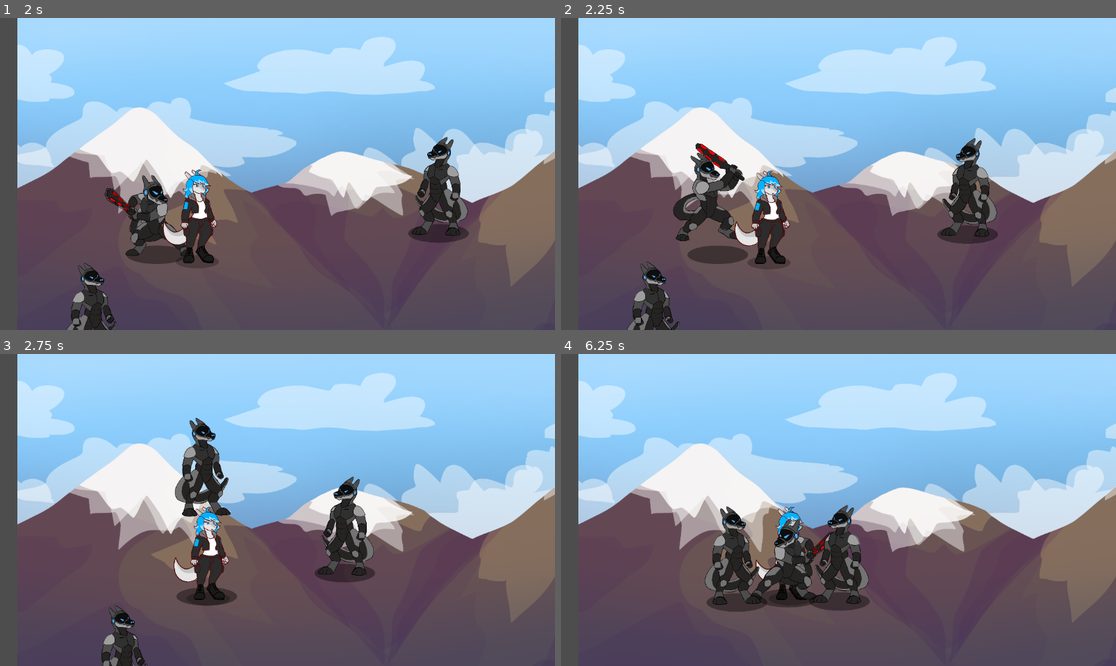
Above: before the commit, frames 1-4 (two rows, left to right).
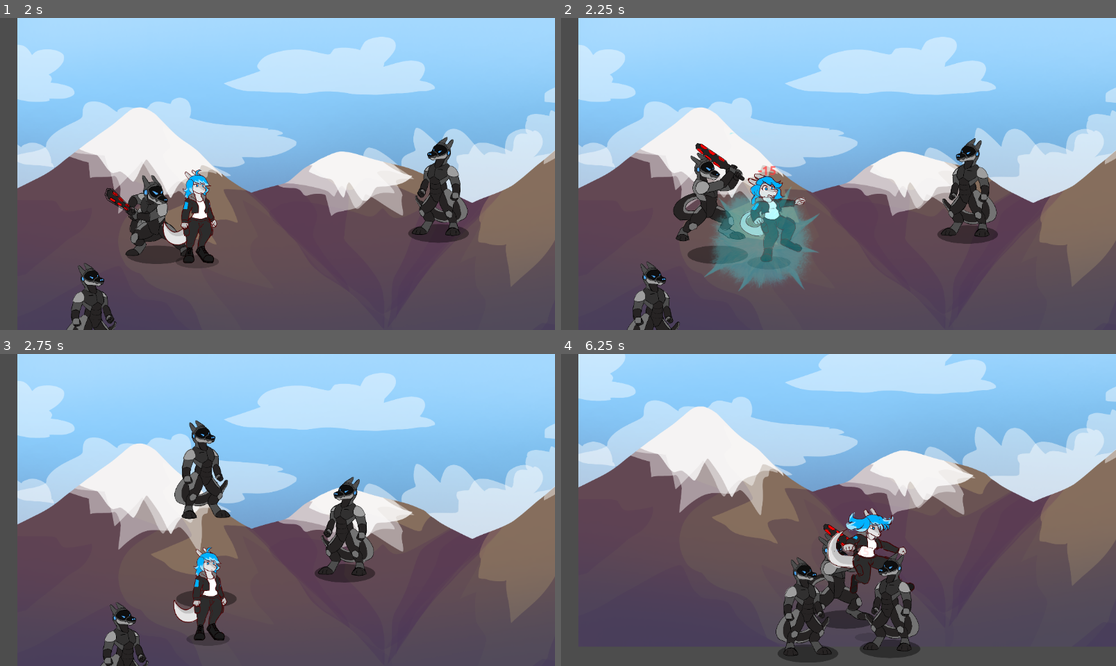
Above: after the commit, the same moments.

Repository: GALL965/Bajo-La-Aurora
Game: Godot game, scene res://prueba.tscn
Same seed, same stepped clock (60 frames per second), same inputs: the game is played once before the commit and once after it. This scene is started directly instead of the project's main scene.
Inputs (mouse positions are in pixels of both pictures, inside the frame that each line leads up to):
- Up to frame 1 (2 s): tap Enter (ui_accept) at 0.5 s; move the mouse to (399, 158) at 0.52 s; hold A (A) 0.53-1.28 s; tap Space (jump) at 0.77, 1.52 s; tap D (D) at 0.8, 1.35 s; move the mouse to (166, 189) at 1.27 s; tap S (S) at 1.55 s
- Up to frame 2 (2.25 s): move the mouse to (894, 105) at 2.02 s; hold S (S) from 2.03 s (still down)
- Up to frame 3 (2.75 s): keep holding S (S); tap W (W) at 2.3 s
- Up to frame 4 (6.25 s): move the mouse to (810, 572) at 2.77 s; release S (S) at 2.78 s; tap W (W) at 2.85, 6.05 s; tap Space (jump) at 3.02, 3.77, 4.52, 6.02 s; tap K (attack) at 3.05 s; move the mouse to (1005, 556) at 3.52 s; hold K (attack) 3.53-4.28 s; tap A (A) at 3.8, 4.35 s; move the mouse to (672, 463) at 4.27 s; tap D (D) at 4.55 s; move the mouse to (866, 510) at 5.02 s; hold D (D) 5.03-5.78 s; tap S (S) at 5.3, 5.85 s; move the mouse to (755, 432) at 5.77 s

Frame 1 is identical in both runs. In frame 2, 4.5% of the frame differs, in the area x 25-47%, y 36-88%; in frame 3, 3.6%; in frame 4, 47%, in the area x 3-100%, y 0-99%.

Commit message:
alfa lista aaaaa

Diff:
--- a/project.godot
+++ b/project.godot
@@ -11,7 +11,7 @@
 [application]
 
 config/name="Bajo la Aurora"
-run/main_scene="uid://hunst43uko40"
+run/main_scene="uid://cgwfbqmclbogl"
 config/features=PackedStringArray("4.5", "GL Compatibility")
 boot_splash/bg_color=Color(0, 0, 0, 1)
 boot_splash/show_image=false
@@ -23,6 +23,8 @@
 SceneLoader="*res://scripts/systems/SceneLoader.gd"
 CombatDirector="*res://scripts/enemy/EnemyCombatDirector.gd"
 Demoflow="*res://scripts/core/DemoFlow.gd"
+HitfxPool="*res://scripts/systems/HitFxPool.gd"
+DamagenumberPool="*res://scripts/fx/DamageNumberPool.gd"
 
 [display]
 
--- a/scenes/demo/Gameplay2.tscn
+++ b/scenes/demo/Gameplay2.tscn
@@ -51,6 +51,11 @@
 
 [node name="World" type="Node2D" parent="."]
 
+[node name="FXLayer" type="Node2D" parent="World"]
+z_index = 1000
+
+[node name="DamageNumberPool" type="Node" parent="World/FXLayer"]
+
 [node name="Parallax" type="Node2D" parent="World"]
 script = ExtResource("2_6cibq")
 
@@ -166,7 +171,6 @@
 
 [node name="AudioStreamPlayer" type="AudioStreamPlayer" parent="."]
 stream = ExtResource("8_sovgu")
-volume_db = 12.072
 autoplay = true
 
 [node name="UI" type="CanvasLayer" parent="."]
--- a/scenes/demo/gameplay_2.gd
+++ b/scenes/demo/gameplay_2.gd
@@ -5,6 +5,7 @@
 var _final_started := false
 var _extraction_started := false
 var _titles_started := false
+@onready var fx_layer: Node2D = $World/FXLayer
 
 var _timeline_running := false
 
@@ -48,6 +49,7 @@
 
 @onready var enemies_root: Node2D = $World/Enemies
 @onready var spawns_root: Node2D = $World/Parallax/Node2D
+#@onready var damage_numbers: DamageNumberPool = $World/FX
 
 var _rng := RandomNumberGenerator.new()
 var _spawn_enabled := false
@@ -73,6 +75,8 @@
 # CICLO PRINCIPAL
 # =========================
 func _ready() -> void:
+	#damage_numbers.set_fx_parent($FX)
+
 	_rng.randomize()
 	_setup_enemy_spawner()
 
@@ -349,11 +353,17 @@
 
 
 func _schedule_next_spawn(delay: float) -> void:
+	if not is_inside_tree():
+		return
 	if not spawn_timer:
 		return
+	if not spawn_timer.is_inside_tree():
+		return
+
 	spawn_timer.stop()
 	spawn_timer.wait_time = max(0.05, delay)
 	spawn_timer.start()
+
 
 
 # =========================
--- a/scenes/enemies/EnemigoBase.tscn
+++ b/scenes/enemies/EnemigoBase.tscn
@@ -128,7 +128,25 @@
 collision_layer = 8
 collision_mask = 129
 script = ExtResource("1_rdiwc")
+prob_salto_amenaza = null
+prob_salto_espejo = null
+aire_altura_min_para_reaccion = null
+aire_rango_x_para_reaccion = null
+salto_cooldown = null
+espera_post_ataque = null
+facing_deadzone_x = null
+vertical_mode = null
+altura_volando = null
+bob_amp = null
+bob_speed = null
+ignorar_colision_con_unidades_en_aire = null
+capas_unidades = null
+velocidad_max = null
 attack_damage = 15.0
+ataque_delay = null
+fuerza_salto = null
+gravedad = null
+kb_decay = null
 
 [node name="Sombra" type="Sprite2D" parent="."]
 modulate = Color(1, 1, 1, 0.39215687)
--- /dev/null
+++ b/scenes/fx/HitEffect.tscn
@@ -0,0 +1,42 @@
+[gd_scene load_steps=7 format=3 uid="uid://pe05j62sfmxr"]
+
+[ext_resource type="Script" uid="uid://cduoi26akvuh1" path="res://scripts/fx/hit_effect.gd" id="1_37ynk"]
+[ext_resource type="Texture2D" uid="uid://c74tct88kkc8p" path="res://assets/sprites/effects/huh.png" id="2_i0gq1"]
+
+[sub_resource type="AtlasTexture" id="AtlasTexture_owqn8"]
+atlas = ExtResource("2_i0gq1")
+region = Rect2(0, 0, 341, 341)
+
+[sub_resource type="AtlasTexture" id="AtlasTexture_rpo4y"]
+atlas = ExtResource("2_i0gq1")
+region = Rect2(341, 341, 341, 341)
+
+[sub_resource type="AtlasTexture" id="AtlasTexture_wc7r4"]
+atlas = ExtResource("2_i0gq1")
+region = Rect2(682, 341, 341, 341)
+
+[sub_resource type="SpriteFrames" id="SpriteFrames_ox2rc"]
+animations = [{
+"frames": [{
+"duration": 1.0,
+"texture": SubResource("AtlasTexture_owqn8")
+}, {
+"duration": 1.0,
+"texture": SubResource("AtlasTexture_rpo4y")
+}, {
+"duration": 1.0,
+"texture": SubResource("AtlasTexture_wc7r4")
+}],
+"loop": false,
+"name": &"default",
+"speed": 9.0
+}]
+
+[node name="HitEffect" type="Node2D"]
+script = ExtResource("1_37ynk")
+
+[node name="AnimatedSprite2D" type="AnimatedSprite2D" parent="."]
+modulate = Color(1, 1, 1, 0.34117648)
+sprite_frames = SubResource("SpriteFrames_ox2rc")
+frame = 2
+frame_progress = 1.0
--- /dev/null
+++ b/scenes/ui/DamageNumber.tscn
@@ -0,0 +1,181 @@
+[gd_scene load_steps=7 format=3 uid="uid://dynfo2elccbaf"]
+
+[ext_resource type="Script" uid="uid://owubm6ha3nbt" path="res://scripts/ui/damage_number.gd" id="1_vrpsj"]
+[ext_resource type="FontFile" uid="uid://dxg46vfbpcmwh" path="res://assets/fonts/Ubuntu-Bold.ttf" id="2_vkvm1"]
+
+[sub_resource type="FontVariation" id="FontVariation_laa0a"]
+base_font = ExtResource("2_vkvm1")
+
+[sub_resource type="Animation" id="Animation_vkvm1"]
+length = 0.001
+tracks/0/type = "bezier"
+tracks/0/imported = false
+tracks/0/enabled = true
+tracks/0/path = NodePath("Label:position:x")
+tracks/0/interp = 1
+tracks/0/loop_wrap = true
+tracks/0/keys = {
+"handle_modes": PackedInt32Array(0),
+"points": PackedFloat32Array(0, -0.25, 0, 0.25, 0),
+"times": PackedFloat32Array(0)
+}
+tracks/1/type = "bezier"
+tracks/1/imported = false
+tracks/1/enabled = true
+tracks/1/path = NodePath("Label:position:y")
+tracks/1/interp = 1
+tracks/1/loop_wrap = true
+tracks/1/keys = {
+"handle_modes": PackedInt32Array(0),
+"points": PackedFloat32Array(0, -0.25, 0, 0.25, 0),
+"times": PackedFloat32Array(0)
+}
+tracks/2/type = "bezier"
+tracks/2/imported = false
+tracks/2/enabled = true
+tracks/2/path = NodePath("Label:modulate:r")
+tracks/2/interp = 1
+tracks/2/loop_wrap = true
+tracks/2/keys = {
+"handle_modes": PackedInt32Array(0),
+"points": PackedFloat32Array(1, -0.25, 0, 0.25, 0),
+"times": PackedFloat32Array(0)
+}
+tracks/3/type = "bezier"
+tracks/3/imported = false
+tracks/3/enabled = true
+tracks/3/path = NodePath("Label:modulate:g")
+tracks/3/interp = 1
+tracks/3/loop_wrap = true
+tracks/3/keys = {
+"handle_modes": PackedInt32Array(0),
+"points": PackedFloat32Array(1, -0.25, 0, 0.25, 0),
+"times": PackedFloat32Array(0)
+}
+tracks/4/type = "bezier"
+tracks/4/imported = false
+tracks/4/enabled = true
+tracks/4/path = NodePath("Label:modulate:b")
+tracks/4/interp = 1
+tracks/4/loop_wrap = true
+tracks/4/keys = {
+"handle_modes": PackedInt32Array(0),
+"points": PackedFloat32Array(1, -0.25, 0, 0.25, 0),
+"times": PackedFloat32Array(0)
+}
+tracks/5/type = "bezier"
+tracks/5/imported = false
+tracks/5/enabled = true
+tracks/5/path = NodePath("Label:modulate:a")
+tracks/5/interp = 1
+tracks/5/loop_wrap = true
+tracks/5/keys = {
+"handle_modes": PackedInt32Array(0),
+"points": PackedFloat32Array(0, -0.25, 0, 0.25, 0),
+"times": PackedFloat32Array(0)
+}
+
+[sub_resource type="Animation" id="Animation_vrpsj"]
+resource_name = "float"
+length = 0.8
+tracks/0/type = "bezier"
+tracks/0/imported = false
+tracks/0/enabled = true
+tracks/0/path = NodePath("Label:position:x")
+tracks/0/interp = 1
+tracks/0/loop_wrap = true
+tracks/0/keys = {
+"handle_modes": PackedInt32Array(2, 2, 2, 2, 2, 2, 2, 2, 2, 2, 2, 2, 2, 2, 2, 2),
+"points": PackedFloat32Array(0, 0, 0, 0.033333335, 0, 0, -0.018008973, 0, 0.015324361, 0, 0, -0.0081040375, 0, 0.007220323, 0, 0, -0.033333335, 0, 0.0016666651, 0, 0, -0.0016666651, 0, 0.04833334, 0, 0, -0.0050000004, 0, 0.043333333, 0, 0, -0.0014206395, 0, 0.041789826, 0, 0, -0.04321047, 0, 0.00012287001, 0, 0, -5.60234e-05, 0, 6.684661e-05, 0, 0, -0.04833334, 0, 0, 0, 0, -0.021118712, 0, 0.006401658, 0, 0, -0.02752037, 0, 0.015231202, 0, 0, -0.042751573, 0, 0.0008016428, 0, 0, -0.043553215, 0, 0, 0, 0, -0.0045789583, 0, 0.0018678308, 0, 0, -0.006446789, 0, 0, 0),
+"times": PackedFloat32Array(0, 0.10805384, 0.15667807, 0.2, 0.21, 0.24, 0.24852383, 0.49926278, 0.49959892, 0.5, 0.62671226, 0.6651222, 0.7565094, 0.7613193, 0.788793, 0.8)
+}
+tracks/1/type = "bezier"
+tracks/1/imported = false
+tracks/1/enabled = true
+tracks/1/path = NodePath("Label:position:y")
+tracks/1/interp = 1
+tracks/1/loop_wrap = true
+tracks/1/keys = {
+"handle_modes": PackedInt32Array(2, 2, 2, 2),
+"points": PackedFloat32Array(-300, -0.25, 0, 0.25, 0, -800, -0.026113011, 25, 0.07833903, -75, -900, -0.08644307, 16.666666, 0, 0, -700, -0.027013462, -33.333336, 0, 0),
+"times": PackedFloat32Array(0, 0.15667807, 0.62671226, 0.788793)
+}
+tracks/2/type = "bezier"
+tracks/2/imported = false
+tracks/2/enabled = true
+tracks/2/path = NodePath("Label:modulate:r")
+tracks/2/interp = 1
+tracks/2/loop_wrap = true
+tracks/2/keys = {
+"handle_modes": PackedInt32Array(0, 0, 2, 2),
+"points": PackedFloat32Array(1, -0.25, 0, 0.25, 0, 1, -0.026666667, 0, 0, 0, 1, -0.09166666, 0, 0, 0, 1, -0.015000006, 0, 0, 0),
+"times": PackedFloat32Array(0, 0.2, 0.71, 0.8)
+}
+tracks/3/type = "bezier"
+tracks/3/imported = false
+tracks/3/enabled = true
+tracks/3/path = NodePath("Label:modulate:g")
+tracks/3/interp = 1
+tracks/3/loop_wrap = true
+tracks/3/keys = {
+"handle_modes": PackedInt32Array(0, 2, 2, 2),
+"points": PackedFloat32Array(1, -0.25, 0, 0.25, 0, 1, -0.026666667, 0, 0, 0, 1, -0.09166666, 0, 0, 0, 1, -0.015000006, 0, 0, 0),
+"times": PackedFloat32Array(0, 0.16, 0.71, 0.8)
+}
+tracks/4/type = "bezier"
+tracks/4/imported = false
+tracks/4/enabled = true
+tracks/4/path = NodePath("Label:modulate:b")
+tracks/4/interp = 1
+tracks/4/loop_wrap = true
+tracks/4/keys = {
+"handle_modes": PackedInt32Array(0, 2, 2, 2),
+"points": PackedFloat32Array(1, -0.25, 0, 0.25, 0, 1, -0.026666667, 0, 0, 0, 1, -0.09166666, 0, 0, 0, 1, -0.015000006, 0, 0, 0),
+"times": PackedFloat32Array(0, 0.16, 0.71, 0.8)
+}
+tracks/5/type = "bezier"
+tracks/5/imported = false
+tracks/5/enabled = true
+tracks/5/path = NodePath("Label:modulate:a")
+tracks/5/interp = 1
+tracks/5/loop_wrap = true
+tracks/5/keys = {
+"handle_modes": PackedInt32Array(0, 0, 0, 2),
+"points": PackedFloat32Array(0, -0.25, 0, 0.25, 0, 1, -0.026666667, -0.16666667, 0, 0, 1, -0.085, 0, 0, 0, 0, -0.015000006, 0.16666667, 0, 0),
+"times": PackedFloat32Array(0, 0.2, 0.7, 0.8)
+}
+tracks/6/type = "method"
+tracks/6/imported = false
+tracks/6/enabled = true
+tracks/6/path = NodePath(".")
+tracks/6/interp = 1
+tracks/6/loop_wrap = true
+tracks/6/keys = {
+"times": PackedFloat32Array(0.8333333),
+"transitions": PackedFloat32Array(1),
+"values": [{
+"args": [],
+"method": &"queue_free"
+}]
+}
+
+[sub_resource type="AnimationLibrary" id="AnimationLibrary_laa0a"]
+_data = {
+&"RESET": SubResource("Animation_vkvm1"),
+&"float": SubResource("Animation_vrpsj")
+}
+
+[node name="DamageNumber" type="Node2D"]
+script = ExtResource("1_vrpsj")
+
+[node name="Label" type="Label" parent="."]
+modulate = Color(1, 1, 1, 0)
+offset_right = 82.0
+offset_bottom = 29.0
+theme_override_fonts/font = SubResource("FontVariation_laa0a")
+theme_override_font_sizes/font_size = 25
+
+[node name="AnimationPlayer" type="AnimationPlayer" parent="."]
+libraries = {
+&"": SubResource("AnimationLibrary_laa0a")
+}
--- a/scripts/enemy/EnemigoBase.gd
+++ b/scripts/enemy/EnemigoBase.gd
@@ -1,6 +1,5 @@
 extends CharacterBody2D
 class_name EnemigoBase
-
 
 enum VerticalMode { SUELO, VOLANDO }
 @export var prob_salto_amenaza: float = 0.015
@@ -294,7 +293,14 @@
 		sprite.play(nombre)
 
 
-func _on_tomar_dano(_cantidad: float, atacante: Node, knockback_poder: float) -> void:
+func _on_tomar_dano(cantidad: float, atacante: Node, knockback_poder: float) -> void:
+	HitfxPool.play_fx(global_position + Vector2(0, -30))
+
+	DamagenumberPool.play_damage(cantidad, global_position + Vector2(0, -60))
+
+
+
+
 	if audio_dano:
 		audio_dano.play()
 
@@ -304,14 +310,12 @@
 	if sprite and sprite.sprite_frames.has_animation("damage"):
 		sprite.play("damage")
 
-	# knockback desde el atacante
-	var dir = 0.0
+	var dir := 0.0
 	if atacante and atacante is Node2D:
-		if atacante.global_position.x < global_position.x:
-			dir = 1.0
-		else:
-			dir = -1.0
+		dir = 1.0 if atacante.global_position.x < global_position.x else -1.0
+
 	_start_knockback(dir, knockback_poder, 0.18)
+
 
 func _on_sprite_anim_finished() -> void:
 	if sprite == null:
@@ -489,3 +493,12 @@
 
 	animacion_en_curso = true
 	sprite.play("despl")
+
+
+func mostrar_hit_fx() -> void:
+	var fx_scene := preload("res://scenes/fx/HitEffect.tscn")
+	var fx := fx_scene.instantiate()
+
+	get_parent().add_child(fx)
+	fx.global_position = global_position + Vector2(0, -30)
+	fx.rotation = randf_range(-0.2, 0.2)
--- /dev/null
+++ b/scripts/fx/DamageNumberPool.gd
@@ -0,0 +1,25 @@
+extends Node
+class_name DamageNumberPool
+
+@export var pool_size := 32
+@export var scene: PackedScene = preload("res://scenes/ui/DamageNumber.tscn")
+
+var _pool: Array[DamageNumber] = []
+var _index := 0
+
+func _ready() -> void:
+	for i in range(pool_size):
+		var dn := scene.instantiate() as DamageNumber
+		dn.visible = false
+		add_child(dn)
+		_pool.append(dn)
+
+func play_damage(amount: float, world_pos: Vector2) -> void:
+	if _pool.is_empty():
+		return
+
+	var dn := _pool[_index]
+	_index = (_index + 1) % _pool.size()
+
+	dn.global_position = world_pos
+	dn.setup(amount, world_pos, false)
--- /dev/null
+++ b/scripts/fx/hit_effect.gd
@@ -0,0 +1,24 @@
+extends Node2D
+class_name HitEffect
+
+@onready var sprite: AnimatedSprite2D = $AnimatedSprite2D
+
+func play() -> void:
+	visible = true
+	z_index = 1000
+
+	if not sprite:
+		return
+
+	sprite.stop()
+	sprite.frame = 0
+	sprite.play()
+
+	# Limpio conexiones previas para evitar leaks
+	if sprite.animation_finished.is_connected(_on_finished):
+		sprite.animation_finished.disconnect(_on_finished)
+
+	sprite.animation_finished.connect(_on_finished)
+
+func _on_finished() -> void:
+	visible = false
--- a/scripts/player/Attack.gd
+++ b/scripts/player/Attack.gd
@@ -175,6 +175,7 @@
 	if dy > banda:
 		return
 
+	# Validación por altura
 	if not _modo_rebote_aereo:
 		if not _altura_compatible(owner_char, body):
 			return
@@ -188,28 +189,34 @@
 	_hit_ids[id] = true
 	emit_signal("golpe_conectado", body)
 
+	# Daño
+	HitfxPool.play_fx(body.global_position + Vector2(0, -30))
+
+
 	var final_damage := damage
 	if _modo_rebote_aereo:
 		final_damage *= 1.10
 
-
-	if _modo_rebote_aereo:
-		final_damage *= 1.10
-
 	if body.has_method("recibir_dano"):
 		body.call("recibir_dano", final_damage, owner_char)
-
+		DamagenumberPool.play_damage(final_damage, body.global_position + Vector2(0, -60))
+
+
+	# Knockback al enemigo (SIEMPRE que lo soporte)
 	if body.has_method("apply_knockback"):
 		var dir := 1
 		if body.global_position.x < owner_char.global_position.x:
 			dir = -1
 		body.call("apply_knockback", Vector2(dir * knockback_fuerza, 0.0))
 
-		if vertical and vertical.has_method("bounce"):
-			vertical.call("bounce", rebote_impulso)
-
-		if levantar_enemigo_en_rebote > 0.0:
-			_try_knock_up(body, levantar_enemigo_en_rebote)
+	# Rebote del jugador SOLO si es ataque aéreo válido
+	if _modo_rebote_aereo and vertical and vertical.has_method("bounce"):
+		vertical.call("bounce", rebote_impulso)
+
+	# Levantar enemigo SOLO en rebote aéreo
+	if _modo_rebote_aereo and levantar_enemigo_en_rebote > 0.0:
+		_try_knock_up(body, levantar_enemigo_en_rebote)
+
 
 func _try_knock_up(target: Node, power: float) -> void:
 	if target == null:
@@ -320,4 +327,4 @@
 	_attack_token += 1
 
 	if hitbox_shape:
-		hitbox_shape.disabled = true
+		hitbox_shape.set_deferred("disabled", true)
--- a/scripts/player/Leray.gd
+++ b/scripts/player/Leray.gd
@@ -182,15 +182,26 @@
 		return
 
 	# 1) Baja HP
+
+	HitfxPool.play_fx(global_position + Vector2(0, -30))
+	DamagenumberPool.play_damage(cantidad, global_position + Vector2(0, -60))
+
+
 	hp = max(hp - cantidad, 0.0)
+
 	emit_signal("hp_changed", hp, hp_max)
 
 	# 2) Entra a estado DAMAGE + lock input
 	en_damage = true
 	_lock_damage = true
 	_refresh_input_lock()
+
+	if attack:
+		attack.cancel_attack()
+
 	$Audio/dano.play()
 	_play_if_not("damage")
+
 
 	invulnerable = true
 	if dodge_timer:
@@ -200,6 +211,12 @@
 
 	if hp <= 0.0:
 		emit_signal("died")
+
+#funcion para mostrar salud cuando se implemente
+#DamageNumberPool.play_heal(cantidad, global_position + Vector2(0, -60))
+
+
+
 
 func _aplicar_knockback(dmg: float, atacante: Node, knockback_poder: float) -> void:
 	var dir_x := 0.0
@@ -250,7 +267,10 @@
 		_play_if_not(anim_forzada)
 		return
 
-
+	# PRIORIDAD: daño primero (si no, se pisa y nunca termina)
+	if en_damage:
+		_play_if_not("damage")
+		return
 
 	if attack and attack.is_attacking:
 		return
@@ -264,6 +284,7 @@
 		return
 
 	_play_if_not("idle")
+
 
 func _play_if_not(anim: String) -> void:
 	if sprite.animation != anim:
@@ -337,3 +358,13 @@
 	if attack:
 		attack.set_process(true)
 		attack.set_physics_process(true)
+
+
+
+func mostrar_hit_fx() -> void:
+	var fx_scene := preload("res://scenes/fx/HitEffect.tscn")
+	var fx := fx_scene.instantiate()
+
+	get_parent().add_child(fx)
+	fx.global_position = global_position + Vector2(0, -30)
+	fx.rotation = randf_range(-0.2, 0.2)
--- /dev/null
+++ b/scripts/systems/HitFxPool.gd
@@ -0,0 +1,27 @@
+extends Node
+class_name HitFxPool
+
+@export var pool_size := 16
+@export var fx_scene := preload("res://scenes/fx/HitEffect.tscn")
+
+var _pool: Array[Node2D] = []
+var _index := 0
+
+func _ready() -> void:
+	for i in pool_size:
+		var fx := fx_scene.instantiate()
+		fx.visible = false
+		add_child(fx)
+		_pool.append(fx)
+
+func play_fx(pos: Vector2) -> void:
+	if _pool.is_empty():
+		return
+
+	var fx := _pool[_index]
+	_index = (_index + 1) % _pool.size()
+
+	fx.global_position = pos
+	fx.visible = true
+
+	fx.play()
--- /dev/null
+++ b/scripts/ui/damage_number.gd
@@ -0,0 +1,51 @@
+extends Node2D
+class_name DamageNumber
+
+@onready var label: Label = $Label
+@export var y_offset := 60.0
+var _ttl := 0.65
+var _t := 0.0
+var _vel := Vector2.ZERO
+var _active := false
+
+func setup(amount: float, world_pos: Vector2, is_heal := false) -> void:
+	z_index = 1000
+	global_position = world_pos + Vector2(0, -y_offset)
+
+
+	var v := int(round(amount))
+	label.text = "-%d" % abs(v)
+
+	# IMPORTANTE: el Label en la escena está en alpha 0
+	label.visible = true
+	label.modulate = Color(1, 1, 1, 1)
+
+	label.add_theme_color_override("font_color", Color(1.0, 0.25, 0.25))
+
+	_t = 0.0
+	_active = true
+	_vel = Vector2(randf_range(-25, 25), randf_range(-140, -170))
+
+	visible = true
+	modulate = Color(1, 1, 1, 1)
+	scale = Vector2.ONE
+	set_process(true)
+
+
+func _process(delta: float) -> void:
+	if not _active:
+		return
+
+	_t += delta
+	global_position += _vel * delta
+	_vel.y += 520 * delta
+
+	var k = clamp(_t / _ttl, 0.0, 1.0)
+	label.modulate.a = 1.0 - k
+	scale = Vector2.ONE * lerp(1.05, 0.95, k)
+
+
+	if _t >= _ttl:
+		_active = false
+		visible = false
+		set_process(false)
Binary file added: assets/sprites/effects/huh.png
Not shown, added: assets/sprites/effects/huh.png.import
Not shown, added: scripts/fx/DamageNumberPool.gd.uid
Not shown, added: scripts/fx/hit_effect.gd.uid
Not shown, added: scripts/systems/HitFxPool.gd.uid
Not shown, added: scripts/ui/damage_number.gd.uid
